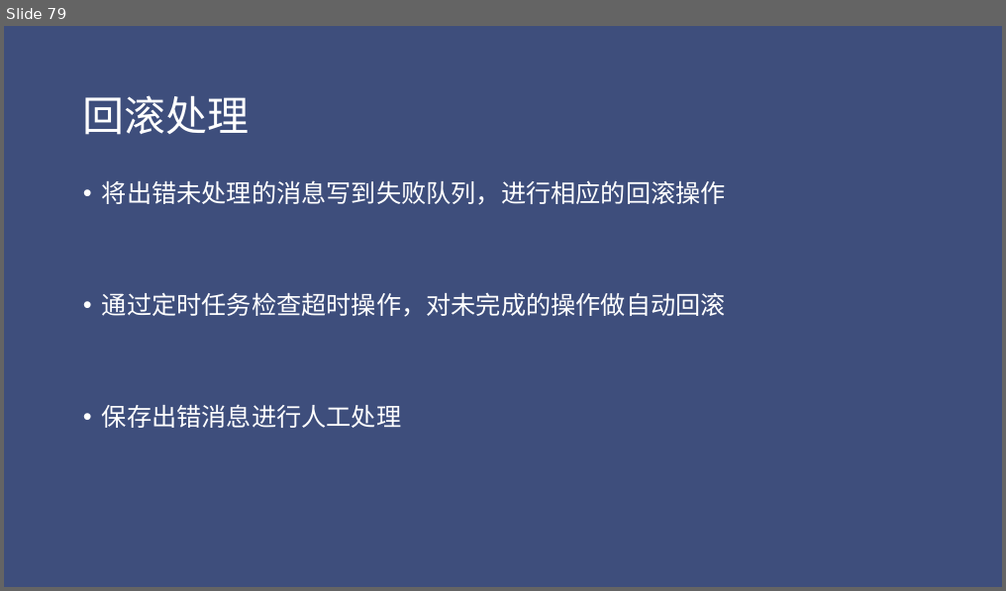
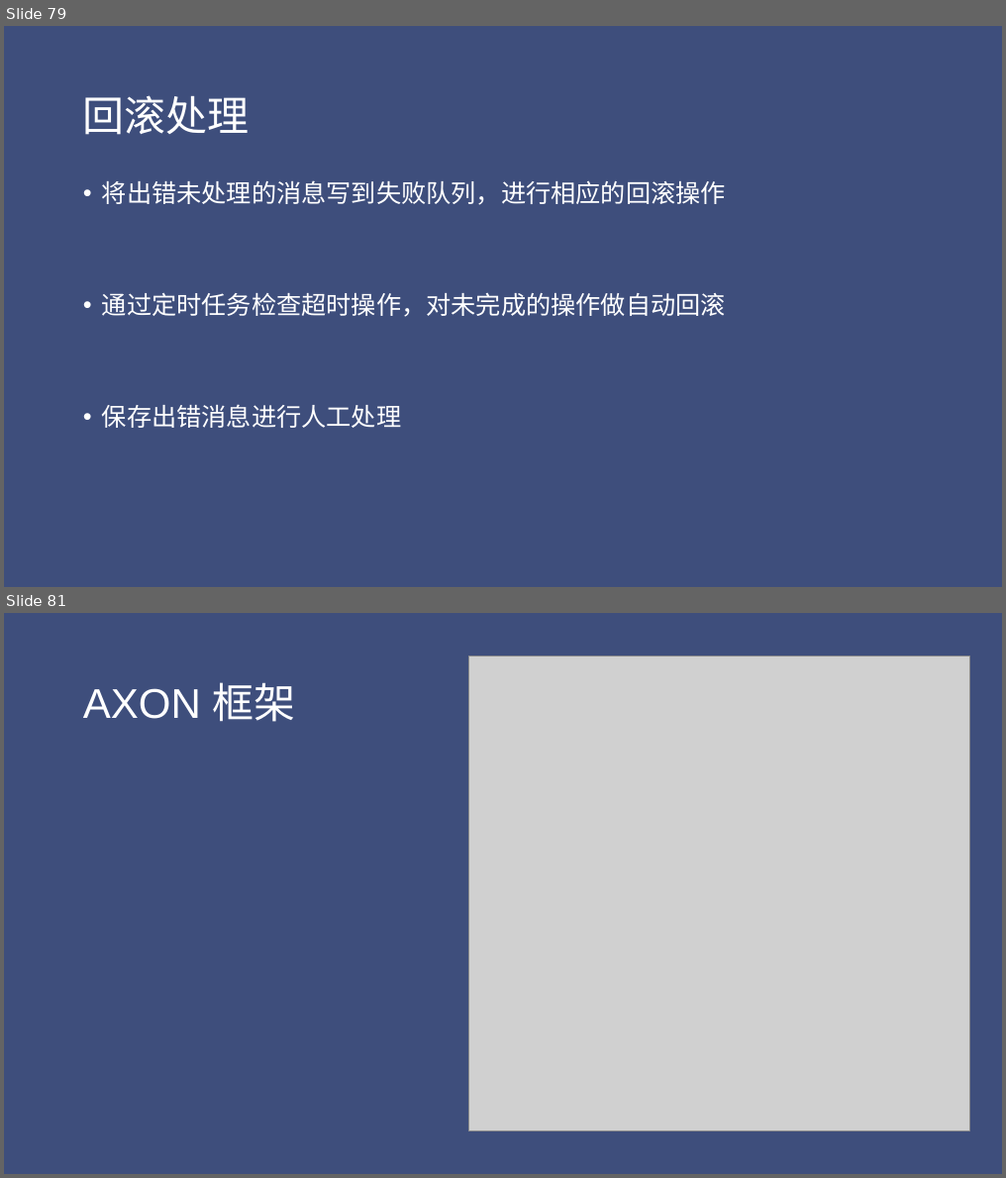
Before and after one commit to jungle0127/springcloudstudy, a slide deck: docs/distributedsystemtransaction.pptx. Shown one above the other, each under a label of ours: slide 79 before the commit, slides 79 and 81 after it; the slides between them are not shown. The pictures are 1006x591 and 1006x1178 pixels, drawn with LibreOffice and Linux fonts; fonts in the diff are those of the drawing; grey boxes stand for pictures. Boxes give left, top, right and bottom in pixels: in the first picture for what was removed or moved away, otherwise in the second. Text is boxed around its words. In the diff, an @@ line names an element or a change of style, - is before the commit and + after.

```diff
--- a/docs/distributedsystemtransaction.pptx
+++ b/docs/distributedsystemtransaction.pptx
@@ slide 81 added at [4, 613, 1002, 1174], background #3E4E7C @@
@@ picture added at [469, 656, 969, 1131] @@
@@ title added at [83, 682, 296, 722], 40 pt, text #FFFFFF @@
+AXON 框架
```
Also in this commit, not shown: 6 slides changed, 6 other slides added, 1 slide removed, 9 other files.
